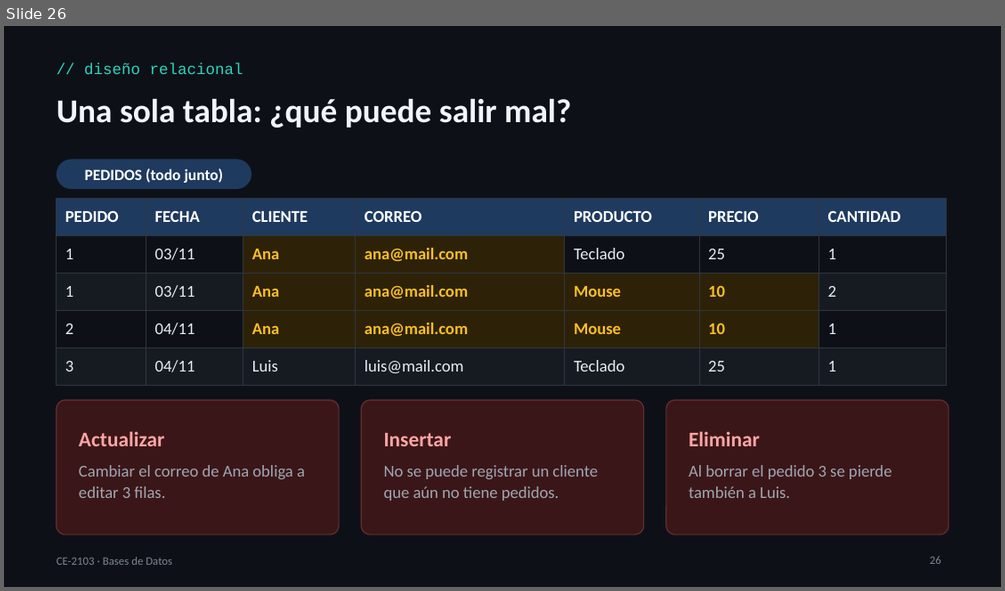
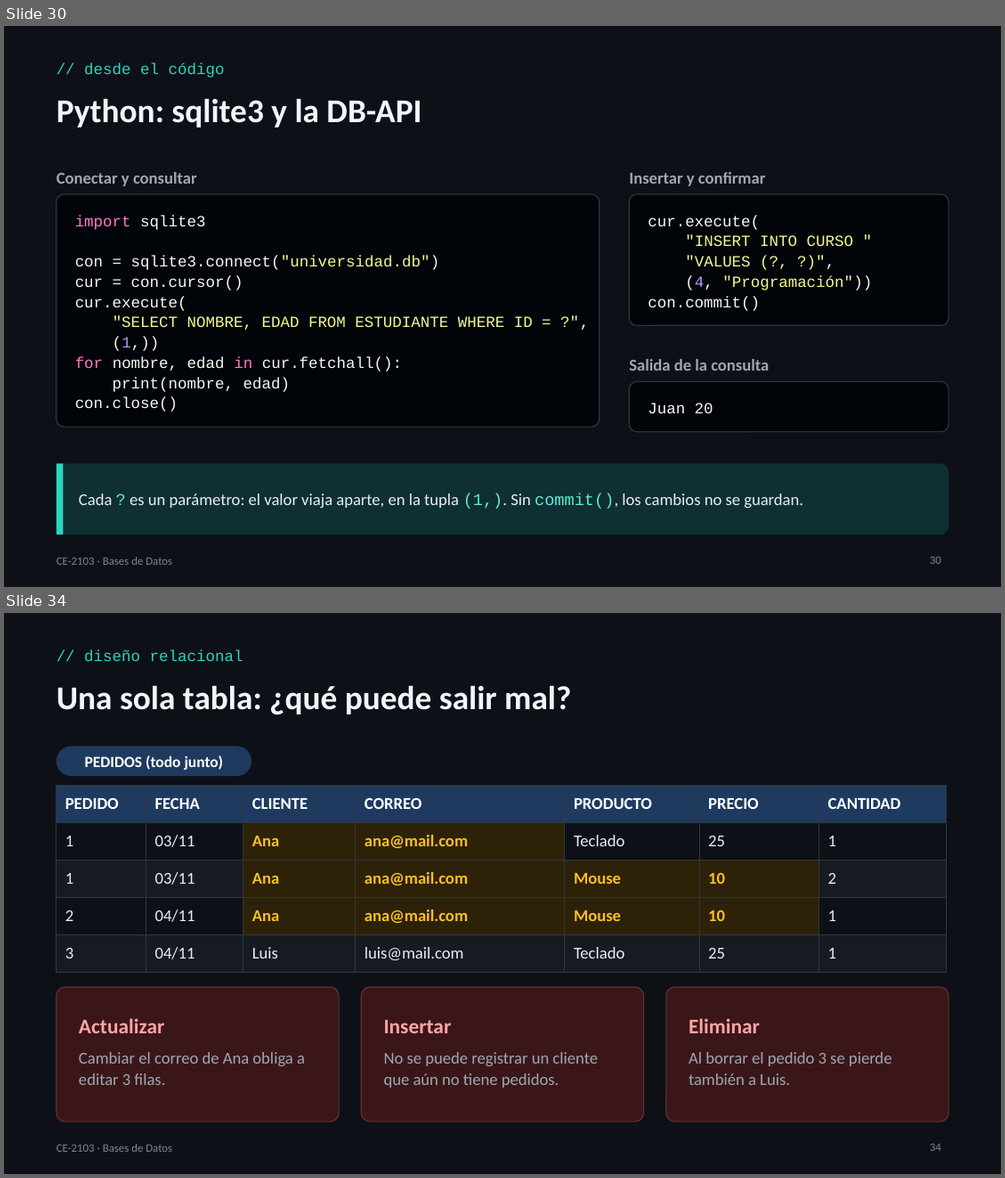
Before and after one commit to itcr-computer-engineering/data-structures-and-algorithms, a slide deck: presentaciones/ce-2103/Lección 08 - Bases de Datos.pptx. Shown one above the other, each under a label of ours: slide 26 before the commit, slides 30 and 34 after it; the slides between them are not shown. The pictures are 1005x591 and 1005x1178 pixels, drawn with LibreOffice and Linux fonts; fonts in the diff are those of the drawing. Boxes give left, top, right and bottom in pixels: in the first picture for what was removed or moved away, otherwise in the second. Text is boxed around its words. In the diff, an @@ line names an element or a change of style, - is before the commit and + after.

```diff
--- a/presentaciones/ce-2103/Lección 08 - Bases de Datos.pptx
+++ b/presentaciones/ce-2103/Lección 08 - Bases de Datos.pptx
@@ slide 30 added at [4, 26, 1001, 587], background #0D1117 @@
@@ text added at [84, 62, 225, 78], 15 pt, text #2DD4BF @@
+// desde el código
@@ text added at [57, 98, 421, 127], 32 pt, text #F0F6FC, bold @@
+Python: sqlite3 y la DB-API
@@ text added at [57, 172, 197, 186], 16 pt, text #9DA7B3, bold @@
+Conectar y consultar
@@ text added at [629, 172, 765, 186], 16 pt, text #9DA7B3, bold @@
+Insertar y confirmar
@@ rounded rectangle added at [57, 194, 599, 426], fill #010409, outline #30363D 1 pt @@
@@ rounded rectangle added at [629, 194, 948, 325], fill #010409, outline #30363D 1 pt @@
@@ text added at [75, 215, 533, 411], 15 pt, text #F8F8F2 @@
+import sqlite3
+con = sqlite3.connect("universidad.db")
+cur = con.cursor()
+cur.execute(
+"SELECT NOMBRE, EDAD FROM ESTUDIANTE WHERE ID = ?",
+(1,))
+for nombre, edad in cur.fetchall():
+print(nombre, edad)
+con.close()
@@ text added at [647, 215, 872, 311], 15 pt, text #F1FA8C @@
+cur.execute(
+"INSERT INTO CURSO "
+"VALUES (?, ?)",
+(4, "Programación"))
+con.commit()
@@ text added at [629, 359, 769, 370], 16 pt, text #9DA7B3, bold @@
+Salida de la consulta
@@ rounded rectangle added at [629, 381, 948, 431], fill #010409, outline #30363D 1 pt @@
@@ text added at [647, 402, 713, 413], 15 pt, text #F8F8F2 @@
+Juan 20
@@ rounded rectangle added at [57, 464, 948, 534], fill #0F2F33 @@
@@ rectangle added at [57, 464, 63, 534], fill #2DD4BF @@
@@ text added at [79, 493, 803, 508], 16 pt, text #E6EDF3 @@
+Cada ? es un parámetro: el valor viaja aparte, en la tupla (1,). Sin commit(), los cambios no se guardan.
@@ text added at [57, 556, 172, 564], 11 pt, text #7D8590 @@
+CE-2103 · Bases de Datos
@@ page number added at [930, 556, 941, 564], 11 pt, text #7D8590 @@
+30
@@ what was slide 26 is now slide 34 @@
@@ page number at [930, 1143, 941, 1151]: text changed @@
-26
+34
```
Also in this commit, not shown: 3 slides changed, 7 other slides added, 4 other files.
